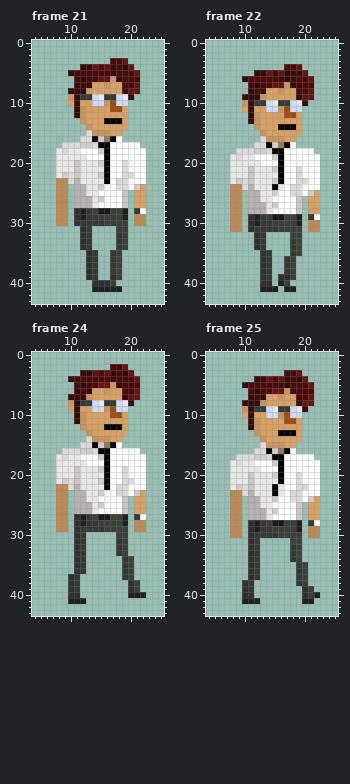
One commit to this pixel-art file: graficos/Ase/Kold.ase. That is the earlier state.
30x50 pixels, 40 frames. Colours within 5 levels of each other are drawn and written as one. Shown: frame 21: x 4..25, y 0..43; frame 22: x 4..25, y 0..43; frame 24: x 4..25, y 0..43; frame 25: x 4..25, y 0..43. The commit also changed other frames, which this record leaves out.
And afterwards:
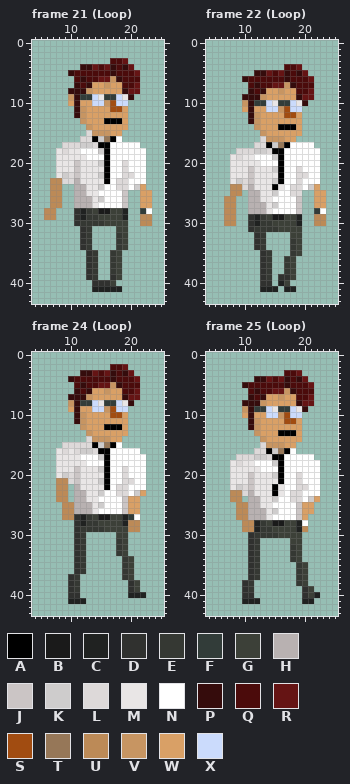
Palette (. is transparent): A #000000  B #1a1a1a  C #202221  D #30312f  E #353833  F #323c39  G #3c4038  H #b8b1b1  J #cbc5c5  K #cecccc  L #ddd9d9  M #e9e6e6  N #ffffff  P #350c0c  Q #4b0b0b  R #651414  S #a14c11  T #967758  U #bc8a57  V #c79562  W #d9a066  X #cbdbfc
Edits made:
Frame 21 (Loop), layer "arms":
y 23: x 7 . -> U; x 9 U -> L
y 24: x 7 . -> U; x 9 U -> .
y 25..27: x 7 . -> U; x 9 U -> .; x 21 W -> .; x 23 . -> W
y 28: x 6..9 ..UU -> UU..; x 21..23 FN. -> .FN
y 29: x 6..9 ..UU -> UU..; x 21 U -> .; x 23 . -> U
y 30: x 8..9 UU -> ..; x 21 U -> .; x 23 . -> U
Frame 22 (Loop), layer "arms":
y 17: x 19..21 ... -> NNN
y 18: x 22 . -> N
y 22: x 20 N -> L
y 23: x 20 L -> N
y 24: x 21..22 NN -> KW
y 25: x 20..21 NK -> ..; x 23 . -> W
y 26..27: x 7 . -> U; x 9 U -> .; x 21 W -> .; x 23 . -> W
y 28: x 7 . -> U; x 9 U -> .; x 21..23 WW. -> .FN
y 29: x 7 . -> U; x 9 U -> .; x 21..23 FN. -> .UU
y 30: x 7 . -> U; x 9 U -> .; x 21 U -> .; x 23 . -> U
y 31: x 8..9 UU -> ..; x 21..22 UU -> ..
Frame 24 (Loop), layer "arms":
y 15: x 9..11 ... -> LLL
y 16: x 8 . -> M; x 10 L -> M
y 17: x 9 L -> M
y 20: x 9..10 MM -> KL
y 21: x 8..9 MK -> UU
y 22: x 10 L -> .
y 24: x 20 . -> W; x 22 W -> .
y 25..26: x 8 U -> .; x 10 . -> U; x 20 . -> W; x 22 W -> .
y 27: x 8 U -> .; x 10 . -> U; x 20..22 .FN -> FN.
y 28..29: x 8..9 UU -> ..; x 20 . -> U; x 22 U -> .
Frame 25 (Loop), layer "arms":
y 25..26: x 8 U -> .; x 10 . -> U; x 20 . -> W; x 22 W -> .
y 27: x 8 U -> .; x 10 . -> U; x 20..22 .WW -> W..
y 28: x 8..11 UU.D -> ..UU; x 20..22 .FN -> N..
y 29: x 8..11 UU.D -> ..UU; x 20..22 .UU -> U..
y 30: x 8..9 UU -> ..; x 21..22 UU -> ..
